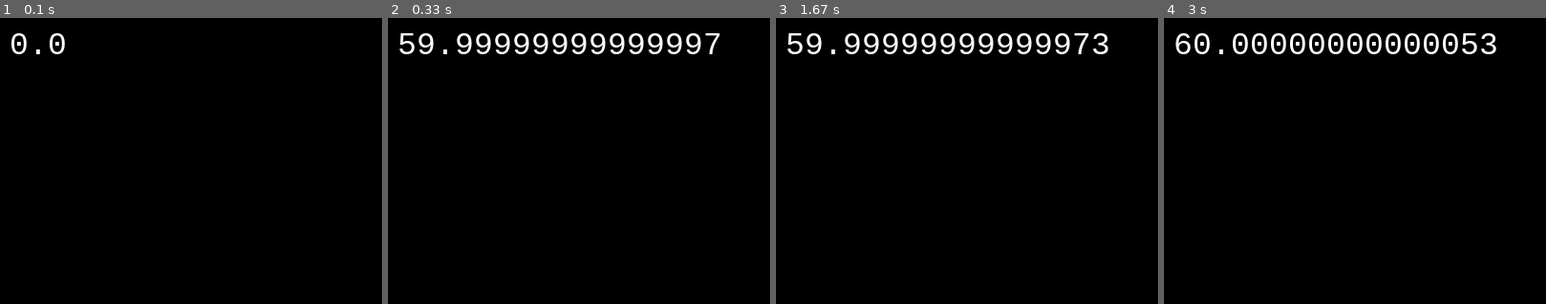
Above: before the commit, frames 1-4 (left to right).
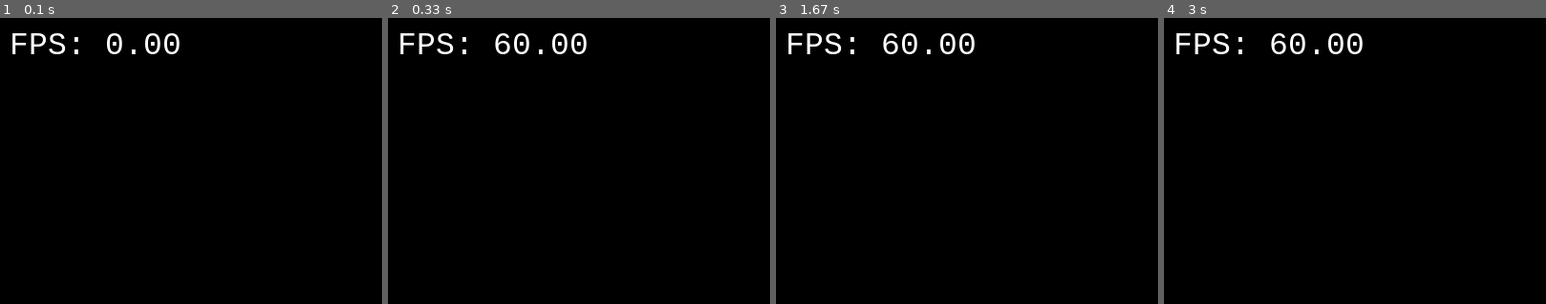
Above: after the commit, the same moments.

Repository: gwahak/Pygame
Game: pygame game, started from Lession02/Tic-tac-toe/Source.py
Same seed, same stepped clock (60 frames per second), same inputs: the game is played once before the commit and once after it.
Inputs:
- Up to frame 1 (0.1 s): no input
- Up to frame 2 (0.33 s): no input
- Up to frame 3 (1.67 s): no input
- Up to frame 4 (3 s): no input
The pictures show only the part of the screen within x 0-50%, y 0-50%; the shares and areas given below are measured in that part.

The runs differ from the first frame. In frame 1, 1.0% of the frame differs, in the area x 3-47%, y 5-13%; in frame 2, 2.6%, in the area x 3-87%, y 5-13%; in frame 3, 2.6%; in frame 4, 2.2%.

Commit message:
使用簡短的FPS顯示

Diff:
--- a/Lession02/Tic-tac-toe/Source.py
+++ b/Lession02/Tic-tac-toe/Source.py
@@ -37,7 +37,7 @@
     global screen, clock, font
 
     screen.fill((0, 0, 0))
-    screen.blit(font.render(str(clock.get_fps()), True, (255, 255, 255)), (10, 10))
+    screen.blit(font.render("FPS: {0:.2F}".format(clock.get_fps()), True, (255, 255, 255)), (10, 10))
     pygame.display.update()
 
 if __name__ == '__main__':
